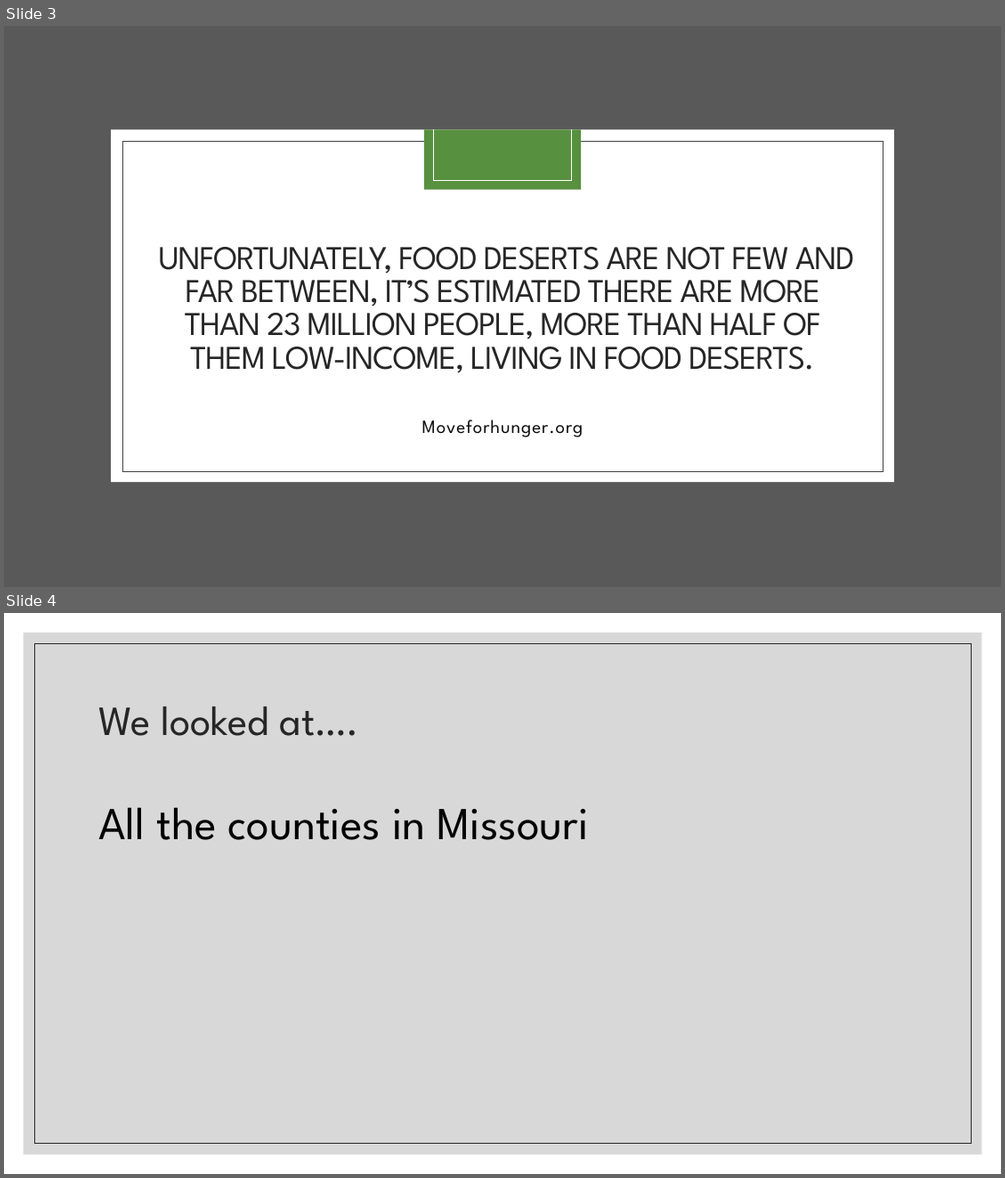
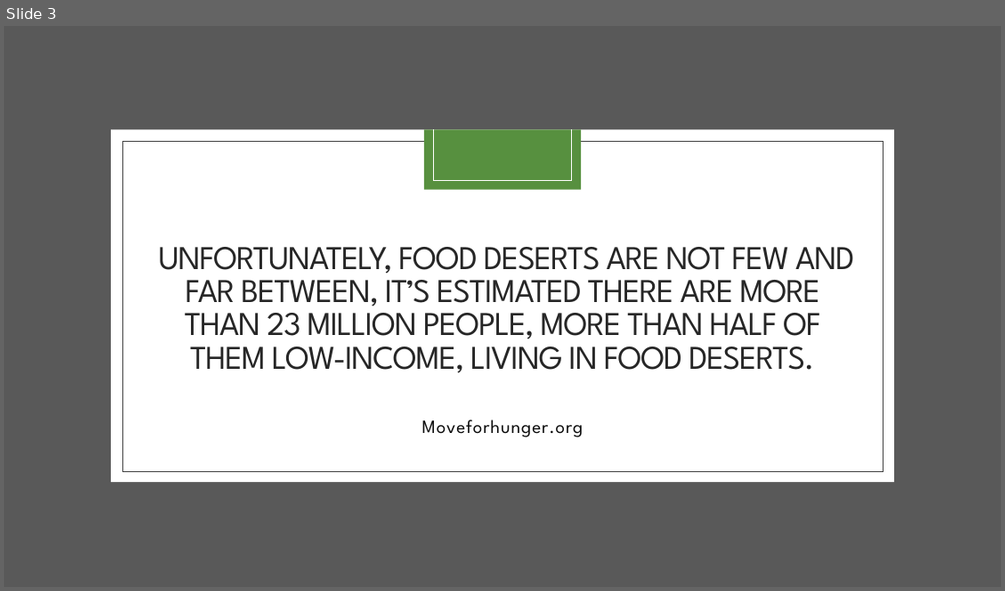
Before and after one commit to marybellavia/project-one, a slide deck: Urban Food Deserts.pptx. Shown one above the other, each under a label of ours: slides 3 and 4 before the commit, slide 3 after it. The pictures are 1005x1178 and 1005x591 pixels, drawn with LibreOffice and Linux fonts; fonts in the diff are those of the drawing. Boxes give left, top, right and bottom in pixels: in the first picture for what was removed or moved away, otherwise in the second. Text is boxed around its words. In the diff, an @@ line names an element or a change of style, - is before the commit and + after.

```diff
--- a/Urban Food Deserts.pptx
+++ b/Urban Food Deserts.pptx
@@ slide 4 removed at [4, 613, 1001, 1174], background #FFFFFF @@
@@ rectangle removed at [24, 633, 982, 1154] @@
@@ rectangle removed at [34, 643, 971, 1143] @@
@@ title removed at [98, 706, 359, 736] @@
-We looked at….
@@ text removed at [98, 807, 589, 840] @@
-All the counties in Missouri
```
Also in this commit, not shown: 1 slide changed, 13 slides added, 1 other slide removed, 1 other file.
